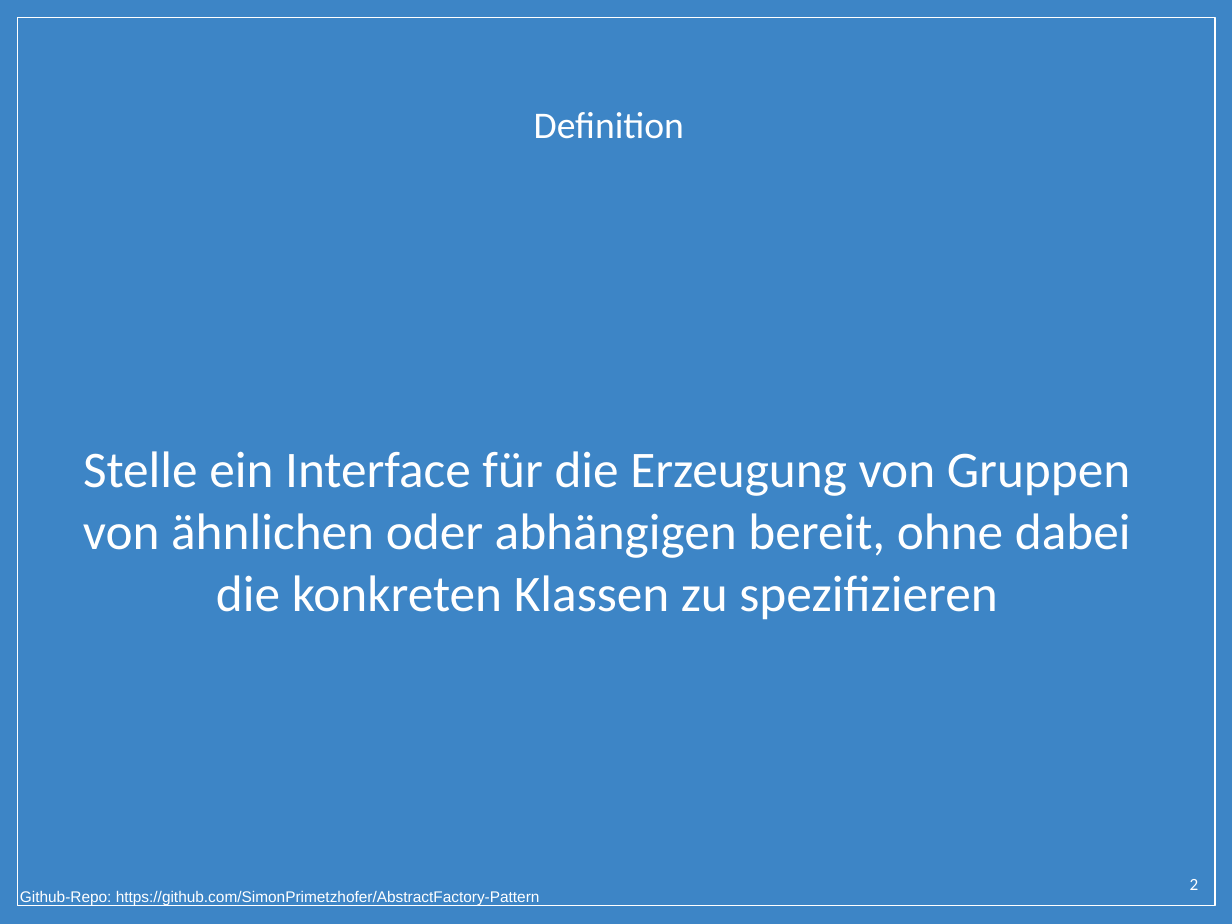
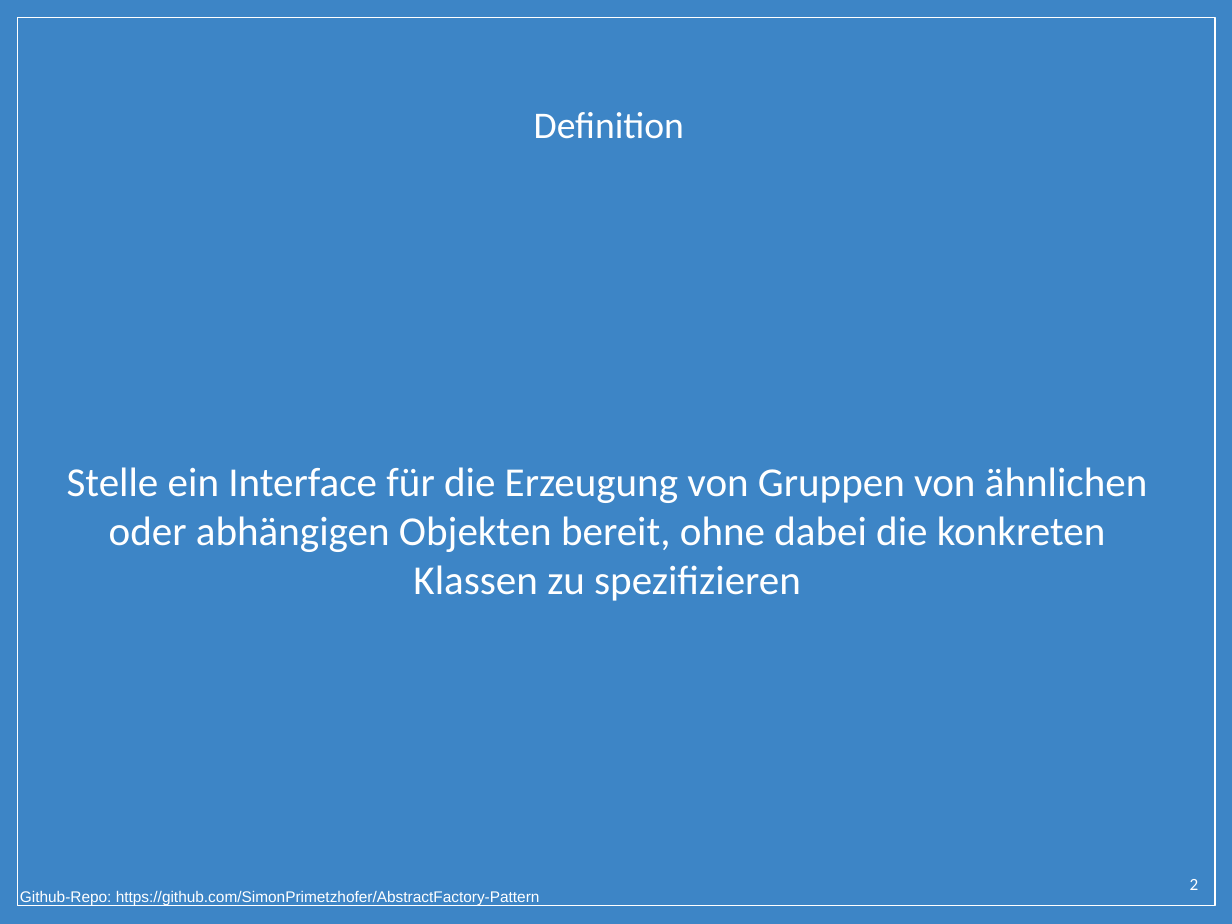
Before and after one commit to SimonPrimetzhofer/AbstractFactory-Pattern, a slide deck: slide 2 of Presentation/Abstract_Factory.pptx. Drawn at 1232x924 pixels with LibreOffice and Linux fonts; fonts in the diff are those of the drawing; background and template pictures are left out. Boxes give left, top, right and bottom in pixels: in the first picture for what was removed or moved away, otherwise in the second. Text is boxed around its words. In the diff, an @@ line names an element or a change of style, - is before the commit and + after.

```diff
--- a/Presentation/Abstract_Factory.pptx
+++ b/Presentation/Abstract_Factory.pptx
@@ text at box(67, 467, 1148, 601): text changed; size 30 to 24 pt @@
-Stelle ein Interface für die Erzeugung von Gruppen von ähnlichen oder abhängigen bereit, ohne dabei die konkreten Klassen zu spezifizieren
+Stelle ein Interface für die Erzeugung von Gruppen von ähnlichen oder abhängigen Objekten bereit, ohne dabei die konkreten Klassen zu spezifizieren
```
Also in this commit, not shown: 9 other slides changed, 1 other file.
